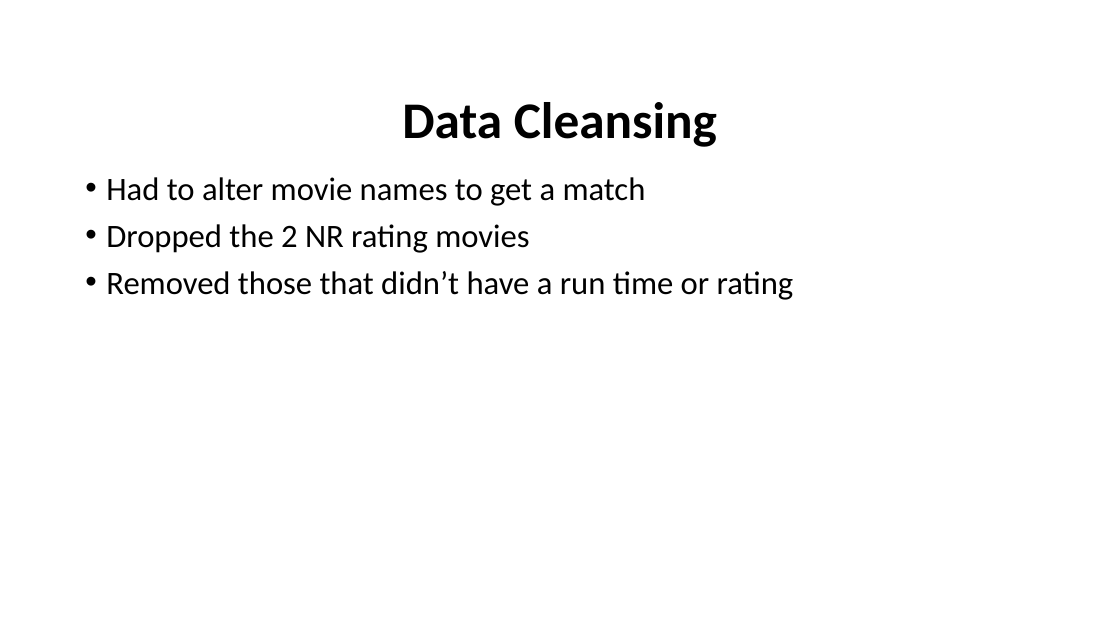
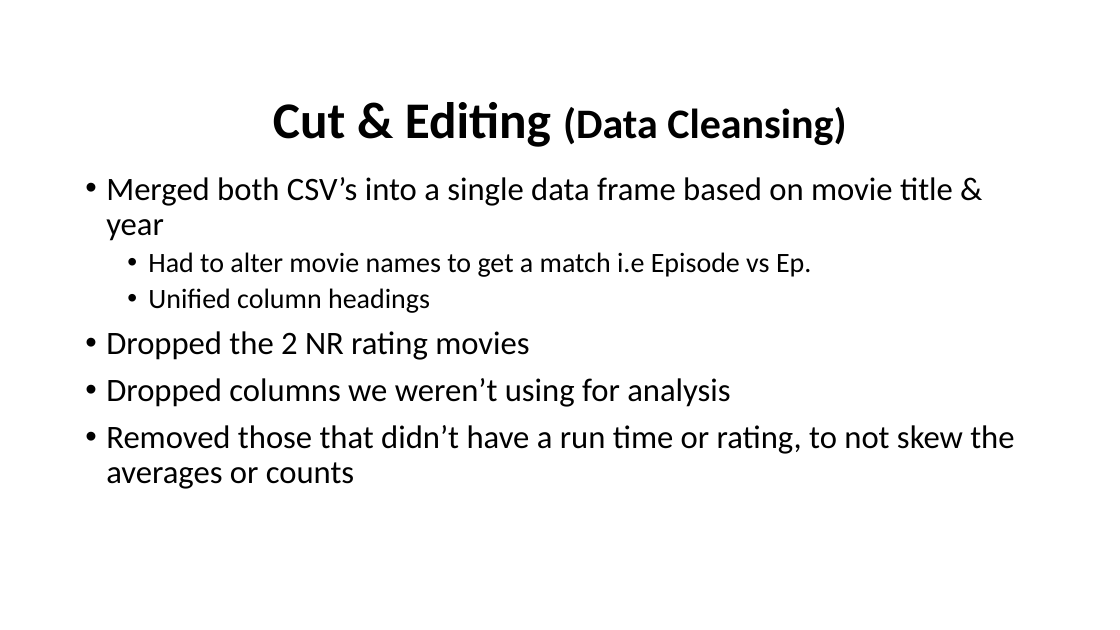
Before and after one commit to abelloma/project1, a slide deck: slide 4 of Project 1 Presentation.pptx. Drawn at 1120x630 pixels with LibreOffice and Linux fonts; fonts in the diff are those of the drawing; background and template pictures are left out. Boxes give left, top, right and bottom in pixels: in the first picture for what was removed or moved away, otherwise in the second. Text is boxed around its words. In the diff, an @@ line names an element or a change of style, - is before the commit and + after.

```diff
--- a/Project 1 Presentation.pptx
+++ b/Project 1 Presentation.pptx
@@ title at (273, 102, 846, 147): text changed; size 44 to 36 pt @@
-Data Cleansing
+Cut & Editing (Data Cleansing)
@@ text at (106, 177, 953, 313): text changed; size 28 to 24 pt @@
-• Had to alter movie names to get a match
+• Merged both CSV’s into a single data frame based on movie title & year
+  • Had to alter movie names to get a match i.e Episode vs Ep.
+  • Unified column headings
@@ text at (106, 378, 1014, 489): text changed @@
-• Removed those that didn’t have a run time or rating
+• Dropped columns we weren’t using for analysis
+• Removed those that didn’t have a run time or rating, to not skew the averages or counts
```
Also in this commit, not shown: 6 other slides changed, 8 slides added, 3 other files.
